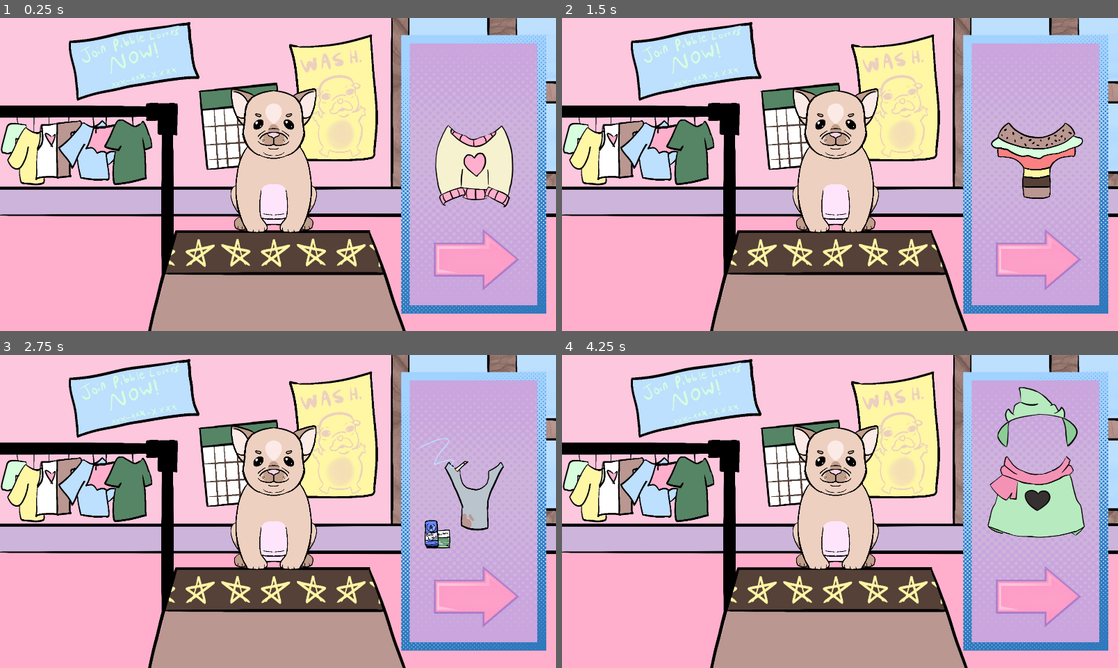
Above: before the commit, frames 1-4 (two rows, left to right).
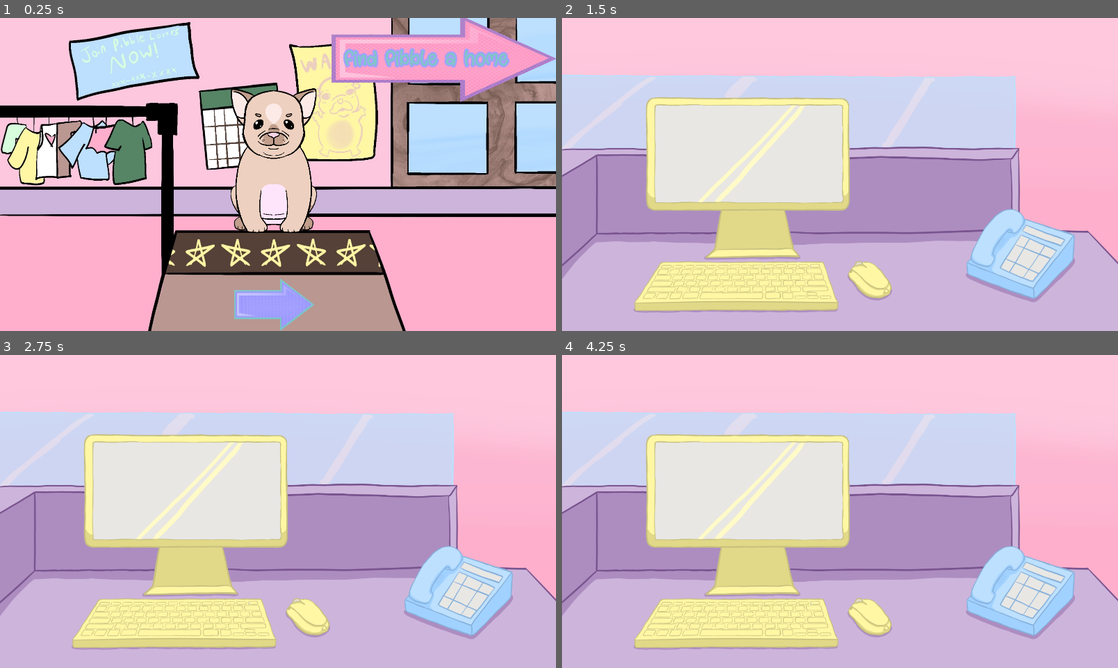
Above: after the commit, the same moments.

Repository: SkaldWorks/wash-my-pibble
Game: Godot game, scene res://Scenes/level scenes/dress_pibble.tscn
The game is run twice, just before and just after one commit, with the same random seed, the same clock (stepped at 60 frames per second) and the same inputs. This scene is started directly instead of the project's main scene.
Inputs (mouse positions are in pixels of both pictures, inside the frame that each line leads up to; where the layout moved, square brackets give the same spot in the first picture):
- Up to frame 1 (0.25 s): no input
- Up to frame 2 (1.5 s): click (834, 305) [1040, 259] at 0.5 s; click (1006, 58) [1040, 259] at 1.25 s
- Up to frame 3 (2.75 s): click (478, 596) at 2.02 s
- Up to frame 4 (4.25 s): tap Enter at 2.75 s; move the mouse to (962, 495) at 2.77 s; click (962, 495) at 2.92 s; drag from (728, 527) to (834, 495) at 3.52 s

The runs differ from the first frame. In frame 1, 24% of the frame differs, in the area x 42-100%, y 0-100%; in frame 2, 88%; in frame 3, 88%; in frame 4, 88%, in the area x 0-100%, y 0-100%.

Commit message:
Game is playable!!!!!

Diff:
--- /dev/null
+++ b/Scenes/clothing scenes/theEmperor.tscn
@@ -0,0 +1,17 @@
+[gd_scene load_steps=4 format=3 uid="uid://bj8dfllpjo3cr"]
+
+[ext_resource type="Texture2D" uid="uid://025mkw28kso2" path="res://Sprites/Pibble/DressHim.png" id="1_xatwa"]
+[ext_resource type="Script" uid="uid://dg2qnnnv0f37f" path="res://Scripts/Clothes.gd" id="2_v5es0"]
+
+[sub_resource type="RectangleShape2D" id="RectangleShape2D_v5es0"]
+size = Vector2(336, 525)
+
+[node name="Sprite2D" type="Sprite2D"]
+texture = ExtResource("1_xatwa")
+script = ExtResource("2_v5es0")
+
+[node name="Area2D" type="Area2D" parent="."]
+
+[node name="CollisionShape2D" type="CollisionShape2D" parent="Area2D"]
+position = Vector2(2, -7.5)
+shape = SubResource("RectangleShape2D_v5es0")
--- a/Scenes/level scenes/Wash Pibble.tscn
+++ b/Scenes/level scenes/Wash Pibble.tscn
@@ -1,11 +1,12 @@
-[gd_scene load_steps=11 format=3 uid="uid://bfqk17pxuf27"]
+[gd_scene load_steps=12 format=3 uid="uid://bfqk17pxuf27"]
 
 [ext_resource type="Texture2D" uid="uid://cymtemxtf7p6v" path="res://Sprites/Backgrounds/Washroom_TopDown.png" id="1_yc0pq"]
 [ext_resource type="PackedScene" uid="uid://c5hcptap821la" path="res://Scenes/mechanic scenes/disappear.tscn" id="2_xppsa"]
+[ext_resource type="Texture2D" uid="uid://d1mgg8aou5lw8" path="res://Sprites/UI/Item_Box.png" id="3_8rrxk"]
 [ext_resource type="PackedScene" uid="uid://cg71yju0kxc20" path="res://Scenes/mechanic scenes/soap.tscn" id="3_xppsa"]
 [ext_resource type="Texture2D" uid="uid://bcpvhdqogh7nn" path="res://Sprites/Pibble/PibbleWash.png" id="4_ogsy0"]
 [ext_resource type="PackedScene" uid="uid://cgy0mw07nn8di" path="res://Scenes/mechanic scenes/hair_dryer.tscn" id="6_033m2"]
-[ext_resource type="PackedScene" uid="uid://do1mw8dalhkn5" path="res://Scenes/mechanic scenes/shower.tscn" id="6_al1j2"]
+[ext_resource type="PackedScene" uid="uid://do1mw8dalhkn5" path="res://Sprites/Props/shower.tscn" id="6_al1j2"]
 [ext_resource type="Texture2D" uid="uid://cpg4f7ycebiyb" path="res://Sprites/Props/DryerOn.png" id="7_8qu3a"]
 [ext_resource type="Script" uid="uid://dueel007q78i8" path="res://Scripts/waterAirDry.gd" id="7_gisk5"]
 [ext_resource type="Texture2D" uid="uid://cistxos1i8qje" path="res://Sprites/Props/DryerOff.png" id="9_8rrxk"]
@@ -25,22 +26,28 @@
 scale = Vector2(1.225, 1.225)
 texture = ExtResource("4_ogsy0")
 
+[node name="ItemBox" type="Sprite2D" parent="."]
+position = Vector2(309, 534)
+texture = ExtResource("3_8rrxk")
+
 [node name="dirt" parent="." instance=ExtResource("2_xppsa")]
 position = Vector2(981, 571)
 scale = Vector2(1.225, 1.225)
 
 [node name="Soap2" parent="." instance=ExtResource("3_xppsa")]
-position = Vector2(290, 723)
-scale = Vector2(0.53125, 0.484375)
+position = Vector2(298, 203)
+scale = Vector2(0.53, 0.53)
 clean_strength = 0.8
 
 [node name="shower" parent="." instance=ExtResource("6_al1j2")]
-position = Vector2(1587, 526)
-scale = Vector2(0.725, 0.725)
+position = Vector2(357, 489)
+scale = Vector2(0.7, 0.7)
 
 [node name="hair dryer" parent="." instance=ExtResource("6_033m2")]
-position = Vector2(486, 314)
-texture = ExtResource("7_8qu3a")
+position = Vector2(232, 813)
+scale = Vector2(0.7, 0.7)
+texture = ExtResource("9_8rrxk")
+flip_h = true
 script = ExtResource("7_gisk5")
 default_texture = ExtResource("9_8rrxk")
 held_texture = ExtResource("7_8qu3a")
@@ -48,5 +55,5 @@
 [node name="Area2D" type="Area2D" parent="hair dryer"]
 
 [node name="CollisionShape2D" type="CollisionShape2D" parent="hair dryer/Area2D"]
-position = Vector2(-185, -76)
+position = Vector2(187.143, -84.2857)
 shape = SubResource("RectangleShape2D_vmmcu")
--- /dev/null
+++ b/Scenes/level scenes/Win Screen.tscn
@@ -0,0 +1,18 @@
+[gd_scene load_steps=3 format=3 uid="uid://du5ah8wmpxx0h"]
+
+[ext_resource type="Texture2D" uid="uid://1t12liqelmp" path="res://Sprites/Backgrounds/WinScreen.png" id="1_i27e2"]
+[ext_resource type="PackedScene" uid="uid://dwbjg61ctbrau" path="res://Scenes/mechanic scenes/Quit.tscn" id="2_d2snt"]
+
+[node name="WinScreen" type="Node2D"]
+
+[node name="TextureRect" type="TextureRect" parent="."]
+offset_right = 40.0
+offset_bottom = 40.0
+texture = ExtResource("1_i27e2")
+
+[node name="Quit" parent="." instance=ExtResource("2_d2snt")]
+offset_left = 1791.0
+offset_top = 17.0
+offset_right = 1903.0
+offset_bottom = 152.0
+stretch_mode = 5
--- a/Scenes/level scenes/dress_pibble.tscn
+++ b/Scenes/level scenes/dress_pibble.tscn
@@ -1,16 +1,25 @@
-[gd_scene load_steps=12 format=3 uid="uid://begxv017xcxpe"]
+[gd_scene load_steps=15 format=3 uid="uid://begxv017xcxpe"]
 
 [ext_resource type="Texture2D" uid="uid://itrotfb6jwg5" path="res://Sprites/Backgrounds/DressingRoom.png" id="1_ria6u"]
+[ext_resource type="Texture2D" uid="uid://c2rqt48selbj5" path="res://Sprites/UI/Button_Clothes.png" id="2_7omvv"]
 [ext_resource type="PackedScene" uid="uid://edyejbvfkjwd" path="res://Scenes/mechanic scenes/dress_him.tscn" id="2_fbn8u"]
-[ext_resource type="Texture2D" uid="uid://d1mgg8aou5lw8" path="res://Sprites/UI/Item_Box.png" id="2_q4bhf"]
-[ext_resource type="Texture2D" uid="uid://0m56tkpaaalg" path="res://Sprites/UI/Button_Next.png" id="3_ku6eg"]
 [ext_resource type="Script" uid="uid://b3qw8mvi8kawi" path="res://Scripts/CycleButton.gd" id="4_7omvv"]
 [ext_resource type="PackedScene" uid="uid://b3rjeuecjc4pl" path="res://Scenes/clothing scenes/sweater_pibble.tscn" id="5_d84cy"]
 [ext_resource type="PackedScene" uid="uid://cjc4rhqsjptk0" path="res://Scenes/clothing scenes/ratty_clothes.tscn" id="6_txekd"]
 [ext_resource type="PackedScene" uid="uid://nujtlew1wyxy" path="res://Scenes/clothing scenes/silly_pibble.tscn" id="7_ntprn"]
 [ext_resource type="PackedScene" uid="uid://rjfy3tpw7e6l" path="res://Scenes/clothing scenes/burger.tscn" id="8_uywbw"]
 [ext_resource type="PackedScene" uid="uid://c0hys2lx17qa7" path="res://Scenes/clothing scenes/dead_beat.tscn" id="9_4tq6w"]
+[ext_resource type="PackedScene" uid="uid://bj8dfllpjo3cr" path="res://Scenes/clothing scenes/theEmperor.tscn" id="10_d84cy"]
 [ext_resource type="PackedScene" uid="uid://0ygl7uegampt" path="res://Scenes/clothing scenes/ralsei_pibble.tscn" id="10_gb6hn"]
+[ext_resource type="PackedScene" uid="uid://bg1a67ixsc62h" path="res://Scenes/mechanic scenes/next_scene_button.tscn" id="12_ntprn"]
+[ext_resource type="FontFile" uid="uid://b2ryg2i4xs1vt" path="res://Sprites/UI/Winter Feast.ttf" id="13_uywbw"]
+
+[sub_resource type="LabelSettings" id="LabelSettings_4tq6w"]
+font = ExtResource("13_uywbw")
+font_size = 69
+font_color = Color(0.509804, 0.768627, 0.792157, 1)
+outline_size = 20
+outline_color = Color(0.639216, 0.627451, 0.996078, 1)
 
 [node name="Dress Pibble" type="Node2D"]
 
@@ -19,22 +28,17 @@
 offset_bottom = 40.0
 texture = ExtResource("1_ria6u")
 
-[node name="ItemBox" type="Sprite2D" parent="."]
-position = Vector2(1636, 539.5)
-scale = Vector2(1, 0.961)
-texture = ExtResource("2_q4bhf")
-
 [node name="TextureButton" type="TextureButton" parent="."]
-offset_left = 1499.0
-offset_top = 727.0
-offset_right = 1793.0
-offset_bottom = 940.0
-texture_normal = ExtResource("3_ku6eg")
+offset_left = 809.0
+offset_top = 898.0
+offset_right = 1086.0
+offset_bottom = 1080.0
+texture_normal = ExtResource("2_7omvv")
 ignore_texture_size = true
 stretch_mode = 0
 script = ExtResource("4_7omvv")
-node_scenes = Array[PackedScene]([ExtResource("7_ntprn"), ExtResource("6_txekd"), ExtResource("8_uywbw"), ExtResource("9_4tq6w"), ExtResource("10_gb6hn"), ExtResource("5_d84cy")])
-spawn_position = Vector2(1640, 420)
+nodes_to_cycle = Array[PackedScene]([ExtResource("5_d84cy"), ExtResource("6_txekd"), ExtResource("7_ntprn"), ExtResource("8_uywbw"), ExtResource("9_4tq6w"), ExtResource("10_gb6hn"), ExtResource("10_d84cy")])
+spawn_position = Vector2(945, 493)
 
 [node name="Node2D" type="Node2D" parent="."]
 position = Vector2(1638, 459)
@@ -42,5 +46,17 @@
 [node name="DressHim" parent="." instance=ExtResource("2_fbn8u")]
 position = Vector2(945, 493)
 
-[node name="SweaterPibble" parent="." instance=ExtResource("5_d84cy")]
-position = Vector2(1640, 420)
+[node name="nextSceneButton" parent="." instance=ExtResource("12_ntprn")]
+offset_left = 1146.0
+offset_top = -10.0
+offset_right = 1922.0
+offset_bottom = 290.0
+
+[node name="Label" type="Label" parent="nextSceneButton"]
+layout_mode = 0
+offset_left = 43.0
+offset_top = 101.0
+offset_right = 700.0
+offset_bottom = 214.0
+text = "Find Pibble a home"
+label_settings = SubResource("LabelSettings_4tq6w")
--- a/Scenes/level scenes/main_menu.tscn
+++ b/Scenes/level scenes/main_menu.tscn
@@ -1,9 +1,10 @@
-[gd_scene load_steps=6 format=3 uid="uid://8hscv8v6su0c"]
+[gd_scene load_steps=7 format=3 uid="uid://8hscv8v6su0c"]
 
 [ext_resource type="Texture2D" uid="uid://3g5luw4gs31f" path="res://Sprites/Backgrounds/Main_Menu.png" id="1_oyvb3"]
-[ext_resource type="PackedScene" path="res://Scenes/mechanic scenes/next_scene_button.tscn" id="2_3njic"]
+[ext_resource type="PackedScene" uid="uid://bg1a67ixsc62h" path="res://Scenes/mechanic scenes/next_scene_button.tscn" id="2_3njic"]
 [ext_resource type="Texture2D" uid="uid://c02a6qsyvnkxb" path="res://Sprites/UI/Button_Main.png" id="3_fne2a"]
 [ext_resource type="FontFile" uid="uid://b2ryg2i4xs1vt" path="res://Sprites/UI/Winter Feast.ttf" id="4_3njic"]
+[ext_resource type="PackedScene" uid="uid://dwbjg61ctbrau" path="res://Scenes/mechanic scenes/Quit.tscn" id="5_fne2a"]
 
 [sub_resource type="LabelSettings" id="LabelSettings_fne2a"]
 font = ExtResource("4_3njic")
@@ -35,3 +36,10 @@
 label_settings = SubResource("LabelSettings_fne2a")
 horizontal_alignment = 1
 vertical_alignment = 1
+
+[node name="Quit" parent="." instance=ExtResource("5_fne2a")]
+offset_left = 1719.0
+offset_top = 27.0
+offset_right = 1894.0
+offset_bottom = 214.0
+stretch_mode = 5
--- a/Scenes/level scenes/takethingsoffpibble.tscn
+++ b/Scenes/level scenes/takethingsoffpibble.tscn
@@ -36,7 +36,6 @@
 
 [node name="Takethingsoffpibble" type="Node2D"]
 script = ExtResource("1_1ojmu")
-target_count = 4
 node_to_add = ExtResource("3_rtvcb")
 
 [node name="TextureRect" type="TextureRect" parent="."]
--- /dev/null
+++ b/Scenes/mechanic scenes/Quit.tscn
@@ -0,0 +1,12 @@
+[gd_scene load_steps=3 format=3 uid="uid://dwbjg61ctbrau"]
+
+[ext_resource type="Texture2D" uid="uid://drpvlfbfdudod" path="res://Sprites/UI/quit_button.png" id="1_3dv6u"]
+[ext_resource type="Script" uid="uid://dstoder0wnxai" path="res://Scenes/mechanic scenes/quit.gd" id="1_8wy7l"]
+
+[node name="Quit" type="TextureButton"]
+offset_right = 500.0
+offset_bottom = 500.0
+texture_normal = ExtResource("1_3dv6u")
+ignore_texture_size = true
+stretch_mode = 0
+script = ExtResource("1_8wy7l")
--- /dev/null
+++ b/Scenes/mechanic scenes/quit.gd
@@ -0,0 +1,7 @@
+extends TextureButton
+
+func _ready() -> void:
+	pressed.connect(_on_pressed)
+
+func _on_pressed() -> void:
+	get_tree().quit()
--- a/Scenes/mechanic scenes/run_away.tscn
+++ b/Scenes/mechanic scenes/run_away.tscn
@@ -1,6 +1,7 @@
-[gd_scene load_steps=2 format=3 uid="uid://xilcyvtpopbx"]
+[gd_scene load_steps=3 format=3 uid="uid://xilcyvtpopbx"]
 
 [ext_resource type="Texture2D" uid="uid://cu2geuft5blgk" path="res://Sprites/LoseWin Screens/Lose_PibbleRunAway.png" id="1_8v30s"]
+[ext_resource type="PackedScene" uid="uid://dwbjg61ctbrau" path="res://Scenes/mechanic scenes/Quit.tscn" id="2_pmum3"]
 
 [node name="RunAway" type="Node2D"]
 
@@ -8,3 +9,10 @@
 offset_right = 40.0
 offset_bottom = 40.0
 texture = ExtResource("1_8v30s")
+
+[node name="Quit" parent="." instance=ExtResource("2_pmum3")]
+offset_left = 1751.0
+offset_top = -6.0
+offset_right = 1905.0
+offset_bottom = 190.0
+stretch_mode = 5
--- a/Scenes/mechanic scenes/tummy_hurt.tscn
+++ b/Scenes/mechanic scenes/tummy_hurt.tscn
@@ -1,6 +1,7 @@
-[gd_scene load_steps=2 format=3 uid="uid://cnb201rlh2kef"]
+[gd_scene load_steps=3 format=3 uid="uid://cnb201rlh2kef"]
 
 [ext_resource type="Texture2D" uid="uid://cyql4fvqkw5dt" path="res://Sprites/LoseWin Screens/Lose_FedWrongThing.png" id="1_dflk0"]
+[ext_resource type="PackedScene" uid="uid://dwbjg61ctbrau" path="res://Scenes/mechanic scenes/Quit.tscn" id="2_xjmra"]
 
 [node name="tummy_hurt" type="Node2D"]
 
@@ -8,3 +9,10 @@
 offset_right = 40.0
 offset_bottom = 40.0
 texture = ExtResource("1_dflk0")
+
+[node name="Quit" parent="." instance=ExtResource("2_xjmra")]
+offset_left = 1735.0
+offset_top = 23.0
+offset_right = 1886.0
+offset_bottom = 194.0
+stretch_mode = 5
--- a/Scripts/CycleButton.gd
+++ b/Scripts/CycleButton.gd
@@ -1,19 +1,12 @@
 extends TextureButton
 
-@export var node_scenes: Array[PackedScene] = []  # List of nodes to spawn
-@export var spawn_position := Vector2.ZERO        # Where nodes should appear
+@export var nodes_to_cycle: Array[PackedScene] = []  # List of node scenes to cycle through
+@export var spawn_position: Vector2 = Vector2.ZERO    # Where the nodes should appear
 
-var current_node: Node2D = null
+var current_node: Node = null
 var current_index := 0
 
 func _ready() -> void:
-	# Detect the first node already in the scene at spawn_position
-	for child in get_tree().current_scene.get_children():
-		if child.position == spawn_position:
-			current_node = child
-			break
-
-	# Connect the button
 	pressed.connect(_on_pressed)
 
 func _on_pressed() -> void:
@@ -21,20 +14,18 @@
 	if current_node and current_node.is_inside_tree():
 		current_node.queue_free()
 
-	# Advance to next index
-	current_index += 1
-	if current_index >= node_scenes.size():
-		current_index = 0  # loop back to first
+	if nodes_to_cycle.size() == 0:
+		return
 
-	_spawn_node(current_index)
+	# Spawn next node
+	current_node = nodes_to_cycle[current_index].instantiate()
+	get_tree().current_scene.add_child(current_node)
 
-func _spawn_node(index: int) -> void:
-	if index >= 0 and index < node_scenes.size():
-		var scene := node_scenes[index]
-		if scene:
-			current_node = scene.instantiate() as Node2D
-			current_node.position = spawn_position
-			# If the node has a "original_position" property, set it for snapping
-			if current_node.has_method("set_original_position"):
-				current_node.call("set_original_position", spawn_position)
-			get_tree().current_scene.add_child(current_node)
+	# Position the node
+	if current_node is Node2D:
+		current_node.global_position = spawn_position
+		# If it has original_position (extends draggable), set it
+		current_node.original_position = spawn_position
+
+	# Move to next index (wrap around)
+	current_index = (current_index + 1) % nodes_to_cycle.size()
--- a/Scripts/NextScene.gd
+++ b/Scripts/NextScene.gd
@@ -30,7 +30,7 @@
 		4:
 			target_scene = "res://Scenes/level scenes/Wash Pibble.tscn"
 		5:
-			target_scene = "res://Scenes/level scenes/Dress Pibble.tscn"
+			target_scene = "res://Scenes/level scenes/Dress_Pibble.tscn"
 		6:
 			target_scene = "res://Scenes/level scenes/Win Screen.tscn"
 	if target_scene != "":
--- a/Scenes/mechanic scenes/shower.tscn
+++ b/Sprites/Props/shower.tscn
@@ -9,6 +9,7 @@
 
 [node name="shower" type="Sprite2D"]
 texture = ExtResource("1_w0vln")
+flip_h = true
 script = ExtResource("1_ej1hv")
 default_texture = ExtResource("1_w0vln")
 held_texture = ExtResource("1_hs270")
@@ -16,6 +17,6 @@
 [node name="Area2D" type="Area2D" parent="."]
 
 [node name="CollisionShape2D" type="CollisionShape2D" parent="Area2D"]
-position = Vector2(-151, 6)
-rotation = 0.602139
+position = Vector2(147, 14)
+rotation = -0.602139
 shape = SubResource("RectangleShape2D_w0vln")
Not shown: 1 places in Scenes/level scenes/LoseScene.tscn that only renumber resources
Not shown: 1 places in Scenes/mechanic scenes/hair_dryer.tscn that only renumber resources
Not shown, added: Scenes/mechanic scenes/quit.gd.uid
